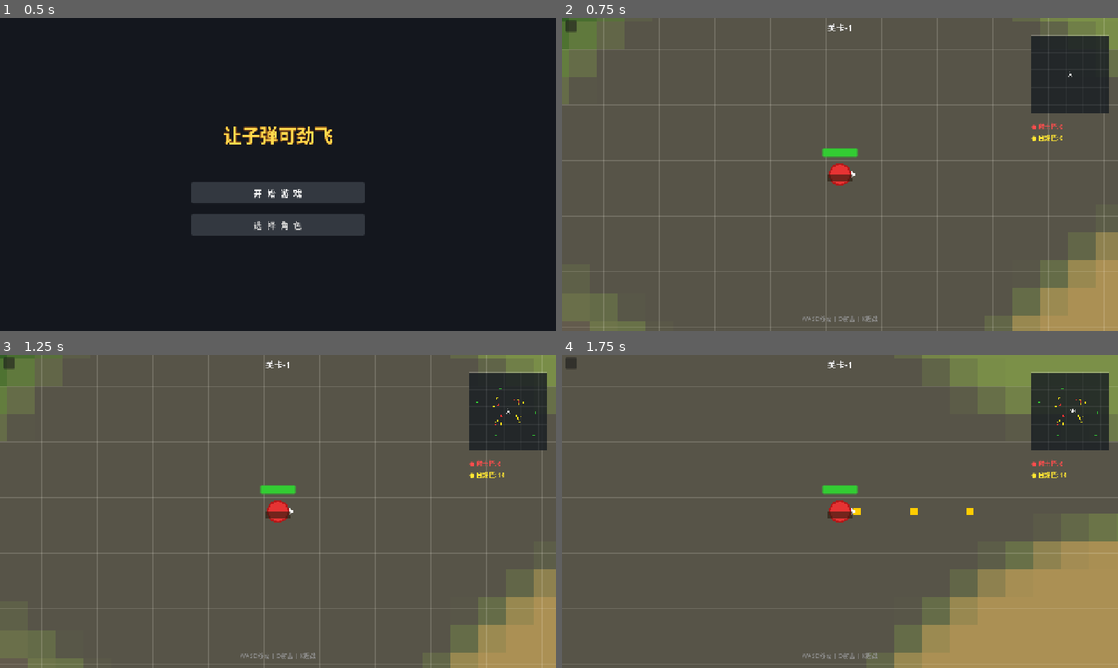
Above: before the commit, frames 1-4 (two rows, left to right).
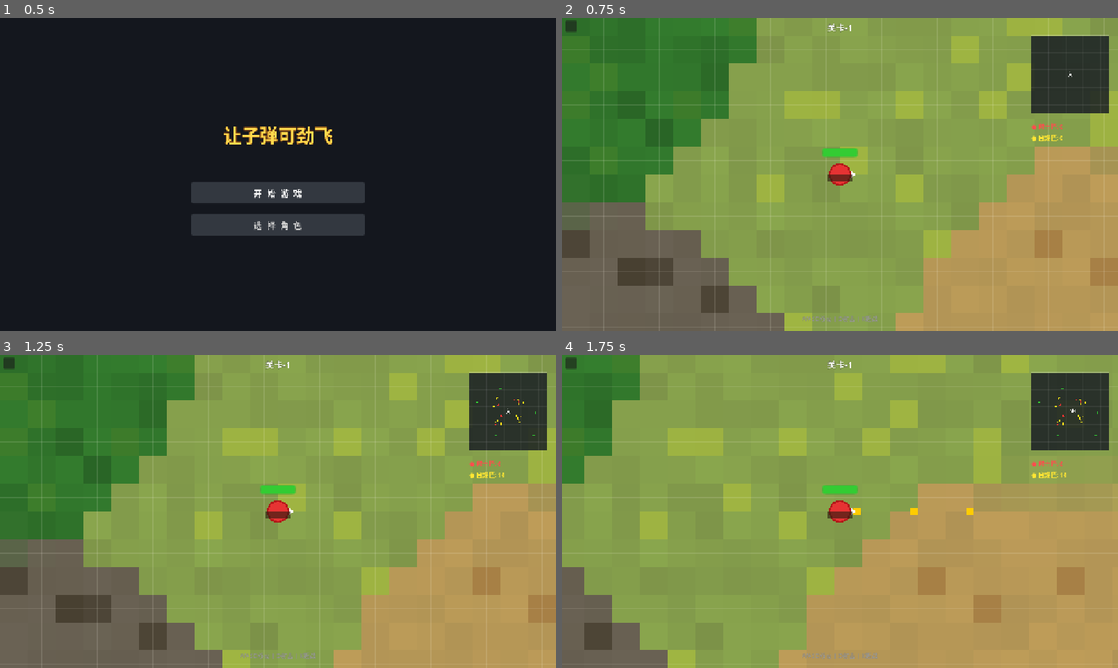
Above: after the commit, the same moments.

Repository: aikuangren/chiji
Game: Godot game, scene res://scenes/main_menu.tscn
The game is run twice, just before and just after one commit, with the same random seed, the same clock (stepped at 60 frames per second) and the same inputs.
Inputs (mouse positions are in pixels of both pictures, inside the frame that each line leads up to):
- Up to frame 1 (0.5 s): no input
- Up to frame 2 (0.75 s): click "开 始 游 戏" at 0.5 s
- Up to frame 3 (1.25 s): no input
- Up to frame 4 (1.75 s): tap Enter (ui_accept) at 1.25, 1.52 s; move the mouse to (962, 495) at 1.27 s; hold D from 1.28 s (still down); hold O from 1.28 s (still down)

Frame 1 is identical in both runs. In frame 2, 82% of the frame differs, in the area x 0-100%, y 0-100%; in frame 3, 82%; in frame 4, 81%.

Commit message:
feat: 地图纹理优化 - 噪声纹理 + 区域交界平滑过渡

Diff:
--- a/scripts/map_data.gd
+++ b/scripts/map_data.gd
@@ -74,6 +74,7 @@
 	return RegionType.PLAINS
 
 # 获取区域的过渡权重 (用于区域边缘混合)
+# 所有区域参与混合，距离越近权重越大，实现平滑过渡
 static func get_region_blend(x: float, y: float) -> Dictionary:
 	var total_weight: float = 0.0
 	var weights: Dictionary = {}
@@ -84,10 +85,11 @@
 		var dy = y - region[1]
 		var dist = sqrt(dx * dx + dy * dy)
 		var radius = region[2]
+		var falloff = radius * 1.4  # 过渡范围延伸到区域外40%
 
 		# 使用 smoothstep 计算权重
-		if dist < radius:
-			var weight = smoothstep(radius, radius * 0.6, dist)
+		if dist < falloff:
+			var weight = smoothstep(falloff, 0.0, dist)  # 中心权重最大，向外递减
 			weights[region_type] = weight
 			total_weight += weight
 
--- a/scripts/map_renderer.gd
+++ b/scripts/map_renderer.gd
@@ -1,7 +1,7 @@
 extends Node2D
 class_name MapRenderer
 
-# 地图渲染器 - 绘制分区域纹理地图
+# 地图渲染器 - 绘制带噪声纹理的地图
 
 const TILE_SIZE = 64  # 网格大小
 
@@ -9,7 +9,7 @@
 var region_textures: Dictionary = {}
 var minimap_texture: ImageTexture
 
-# 颜色缓存 (用于性能)
+# 颜色缓存
 var _region_base_colors = {
 	MapData.RegionType.FOREST: Color(0.15, 0.35, 0.15),
 	MapData.RegionType.PLAINS: Color(0.45, 0.55, 0.3),
@@ -27,82 +27,47 @@
 
 func _ready():
 	map_generator = MapGenerator.new()
-	# 生成所有区域的贴图
 	region_textures = map_generator.generate_all_region_textures()
 	minimap_texture = map_generator.generate_minimap_texture()
 	print("地图贴图生成完成!")
 
 func _draw():
-	# 绘制每个区域
 	_draw_regions()
-	# 绘制网格线
 	_draw_grid()
 
 # 绘制各区域背景
 func _draw_regions():
-	# 遍历每个区域
-	for region in MapData.REGION_LAYOUT:
-		var center_x = region[0]
-		var center_y = region[1]
-		var radius = region[2]
-		var region_type = region[3]
+	var step = TILE_SIZE / 2  # 采样步进（32px）
 
-		# 获取区域配置
-		var config = MapData.REGION_CONFIGS[region_type]
-		var base_color = config["base_color"]
+	# 计算整个地图的边界
+	var map_size = MapData.MAP_SIZE
+	var min_x = -map_size
+	var max_x = map_size
+	var min_y = -map_size
+	var max_y = map_size
 
-		# 绘制圆形区域（带边缘过渡）
-		_draw_filled_circle_with_blend(center_x, center_y, radius, base_color, region_type)
-
-# 带边缘过渡的圆形绘制
-func _draw_filled_circle_with_blend(cx: float, cy: float, radius: float, base_color: Color, region_type: int):
-	var step = TILE_SIZE / 2  # 采样步进
-
-	# 计算 bounding box
-	var min_x = cx - radius - step
-	var max_x = cx + radius + step
-	var min_y = cy - radius - step
-	var max_y = cy + radius + step
-
-	# 遍历绘制
 	var y = min_y
 	while y <= max_y:
 		var x = min_x
 		while x <= max_x:
-			var dx = x - cx
-			var dy = y - cy
-			var dist = sqrt(dx * dx + dy * dy)
-
-			if dist <= radius + step:
-				# 计算颜色（区域边缘有过渡）
-				var color = _get_blended_color(x, y, region_type, base_color)
-
-				# 绘制方块
-				var half_step = step / 2
-				var alpha = 1.0
-
-				# 边缘抗锯齿
-				if dist > radius - step and dist <= radius + step:
-					alpha = 1.0 - (dist - (radius - step)) / (step * 2)
-					alpha = clampf(alpha, 0.0, 1.0)
-
-				if alpha > 0.01:
-					var adjusted_color = Color(color.r, color.g, color.b, alpha)
-					_draw_textured_tile(x - half_step, y - half_step, adjusted_color)
-
+			var color = _get_noise_color(x, y)
+			var half_step = step / 2
+			var rect = Rect2(x - half_step, y - half_step, step, step)
+			draw_rect(rect, color, true)
 			x += step
 		y += step
 
-# 获取混合后的颜色
-func _get_blended_color(x: float, y: float, primary_region: int, primary_color: Color) -> Color:
+# 获取带噪声和区域混合的颜色
+func _get_noise_color(x: float, y: float) -> Color:
+	# 获取该点的区域混合权重
 	var weights = MapData.get_region_blend(x, y)
 
 	if weights.is_empty():
-		return _region_base_colors[MapData.RegionType.PLAINS]
-
-	# 如果只有一个区域主导，直接返回
-	if weights.size() == 1:
-		return primary_color
+		# 不在任何区域内，使用最近的区域颜色
+		var region = MapData.get_region_at(x, y)
+		var config = MapData.REGION_CONFIGS[region]
+		var noise_val = _get_noise_at(x, y, region)
+		return _blend_noise(config["base_color"], config["variance_color"], noise_val, region)
 
 	# 多区域混合
 	var final_color = Color(0, 0, 0, 0)
@@ -110,7 +75,10 @@
 
 	for region_type in weights.keys():
 		var weight = weights[region_type]
-		var region_color = _region_base_colors[region_type]
+		var config = MapData.REGION_CONFIGS[region_type]
+		var noise_val = _get_noise_at(x, y, region_type)
+		var region_color = _blend_noise(config["base_color"], config["variance_color"], noise_val, region_type)
+
 		final_color.r += region_color.r * weight
 		final_color.g += region_color.g * weight
 		final_color.b += region_color.b * weight
@@ -124,16 +92,67 @@
 
 	return final_color
 
-# 绘制单个贴片
-func _draw_textured_tile(x: float, y: float, color: Color):
-	var size = TILE_SIZE / 2
-	var rect = Rect2(x - size, y - size, size * 2, size * 2)
-	draw_rect(rect, color, true)
+# 获取某点的噪声值
+var _noise_cache: FastNoiseLite = null
+func _get_noise_at(x: float, y: float, _region_type: int) -> float:
+	if _noise_cache == null:
+		_noise_cache = FastNoiseLite.new()
+		_noise_cache.noise_type = FastNoiseLite.TYPE_SIMPLEX
+		_noise_cache.seed = randi() % 1000
+		_noise_cache.frequency = 0.03
+		_noise_cache.fractal_octaves = 3
+		_noise_cache.fractal_lacunarity = 2.0
+		_noise_cache.fractal_gain = 0.5
+
+	var val = _noise_cache.get_noise_2d(x * 0.5, y * 0.5) * 0.5 + 0.5
+	return clampf(val, 0.0, 1.0)
+
+# 应用噪声到颜色上
+func _blend_noise(base: Color, variance: Color, noise_val: float, region_type: int) -> Color:
+	match region_type:
+		MapData.RegionType.FOREST:
+			# 森林 - 深浅绿色变化，偶尔有枯叶色
+			var r = base.r + variance.r * noise_val - 0.05
+			var g = base.g + variance.g * noise_val * 1.2
+			var b = base.b + variance.b * noise_val * 0.8
+			if noise_val > 0.7:
+				r += 0.03; g -= 0.02; b -= 0.02
+			return Color(r, g, b, 1.0)
+
+		MapData.RegionType.PLAINS:
+			# 平原 - 均匀草地，偶尔有黄色
+			var r = base.r + variance.r * noise_val * 0.8
+			var g = base.g + variance.g * noise_val
+			var b = base.b + variance.b * noise_val * 0.6
+			if noise_val > 0.75:
+				r += 0.08; g += 0.05; b -= 0.05
+			return Color(r, g, b, 1.0)
+
+		MapData.RegionType.CITY:
+			# 城市废墟 - 灰调，有裂缝和阴影
+			var r = base.r + variance.r * noise_val * 0.5
+			var g = base.g + variance.g * noise_val * 0.5
+			var b = base.b + variance.b * noise_val * 0.5
+			if noise_val < 0.25 or noise_val > 0.8:
+				var factor = 0.1 if noise_val < 0.25 else 0.15
+				r -= factor; g -= factor; b -= factor
+			return Color(r, g, b, 1.0)
+
+		MapData.RegionType.DESERT:
+			# 沙漠 - 黄褐色，有沙丘深浅变化
+			var r = base.r + variance.r * noise_val
+			var g = base.g + variance.g * noise_val * 0.8
+			var b = base.b + variance.b * noise_val * 0.5
+			if noise_val > 0.8:
+				r -= 0.1; g -= 0.12; b -= 0.08
+			return Color(r, g, b, 1.0)
+
+	return base
 
 # 绘制网格线
 func _draw_grid():
 	var map_size = MapData.MAP_SIZE
-	var grid_color = Color(1, 1, 1, 0.15)
+	var grid_color = Color(1, 1, 1, 0.12)
 	var y = -map_size
 	while y <= map_size:
 		draw_line(Vector2(-map_size, y), Vector2(map_size, y), grid_color, 1.0)
@@ -148,6 +167,5 @@
 	var region_type = MapData.get_region_at(player_pos.x, player_pos.y)
 	return _region_names[region_type]
 
-# 获取玩家当前区域类型
 func get_player_region_type(player_pos: Vector2) -> MapData.RegionType:
 	return MapData.get_region_at(player_pos.x, player_pos.y)
